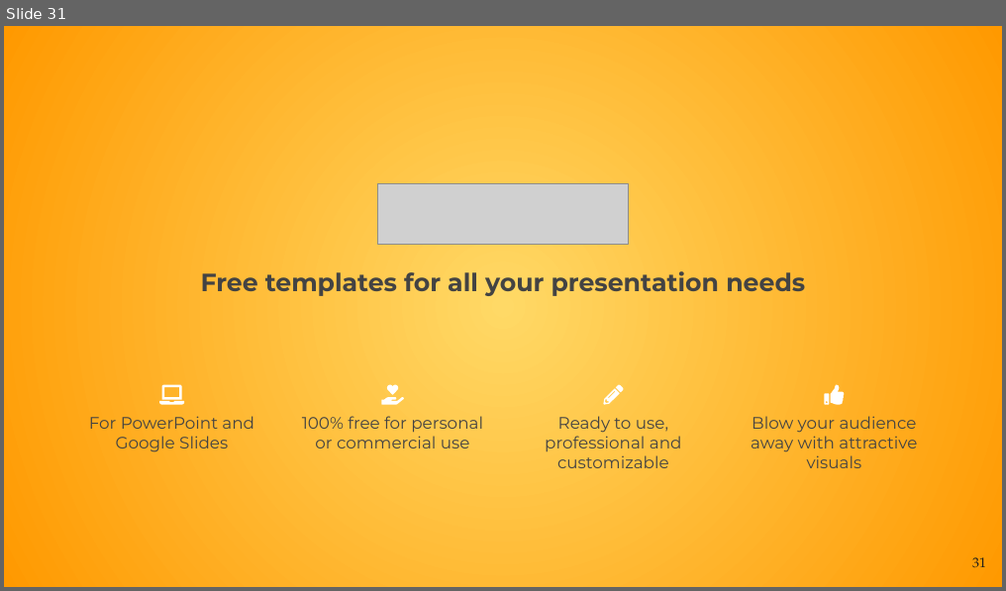
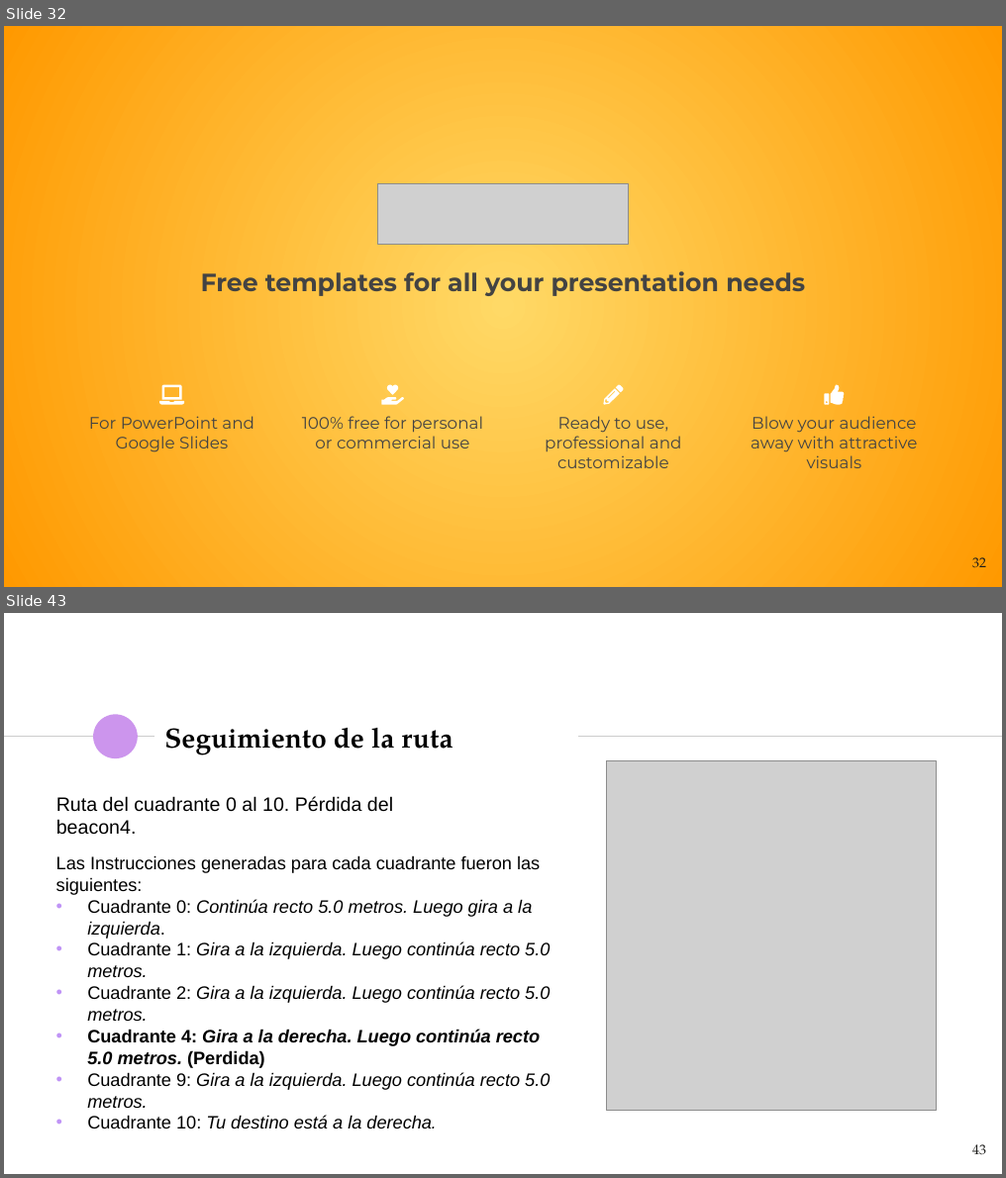
Before and after one commit to NILGroup/TFG-1920-DiscapacidadVisual, a slide deck: Defensa/Viola · SlidesCarnival.pptx. Shown one above the other, each under a label of ours: slide 31 before the commit, slides 32 and 43 after it; the slides between them are not shown. The pictures are 1006x591 and 1006x1178 pixels, drawn with LibreOffice and Linux fonts; fonts in the diff are those of the drawing; grey boxes stand for pictures. Boxes give left, top, right and bottom in pixels: in the first picture for what was removed or moved away, otherwise in the second. Text is boxed around its words. In the diff, an @@ line names an element or a change of style, - is before the commit and + after.

```diff
--- a/Defensa/Viola · SlidesCarnival.pptx
+++ b/Defensa/Viola · SlidesCarnival.pptx
@@ slide 43 added at [4,613,1002,1174], background #FFFFFF @@
@@ ellipse added at [93,715,137,759], fill #CC95ED @@
@@ title added at [164,728,452,756], 20 pt, text #000000, bold @@
+Seguimiento de la ruta
@@ line added from (4, 737) to (153, 737), #CCCCCC 0.75 pt @@
@@ line added from (579, 737) to (1002, 737), #CCCCCC 0.75 pt @@
@@ picture added at [607,761,936,1111] @@
@@ text added at [56,796,393,835], 14 pt, text #000000 @@
+Ruta del cuadrante 0 al 10. Pérdida del beacon4.
@@ text added at [56,856,549,1129], 13 pt, text #000000, italic @@
+Las Instrucciones generadas para cada cuadrante fueron las siguientes:
+• Cuadrante 0: Continúa recto 5.0 metros. Luego gira a la izquierda.
+• Cuadrante 1: Gira a la izquierda. Luego continúa recto 5.0 metros.
+• Cuadrante 2: Gira a la izquierda. Luego continúa recto 5.0 metros.
+• Cuadrante 4: Gira a la derecha. Luego continúa recto 5.0 metros. (Perdida)
+• Cuadrante 9: Gira a la izquierda. Luego continúa recto 5.0 metros.
+• Cuadrante 10: Tu destino está a la derecha.
@@ page number added at [972,1145,986,1156], 10 pt, text #1D1D1B @@
+43
@@ what was slide 31 is now slide 32 @@
@@ page number at [972,558,986,569]: text changed @@
-31
+32
```
Also in this commit, not shown: 28 slides changed, 12 other slides added, 2 slides removed, 2 other files.
